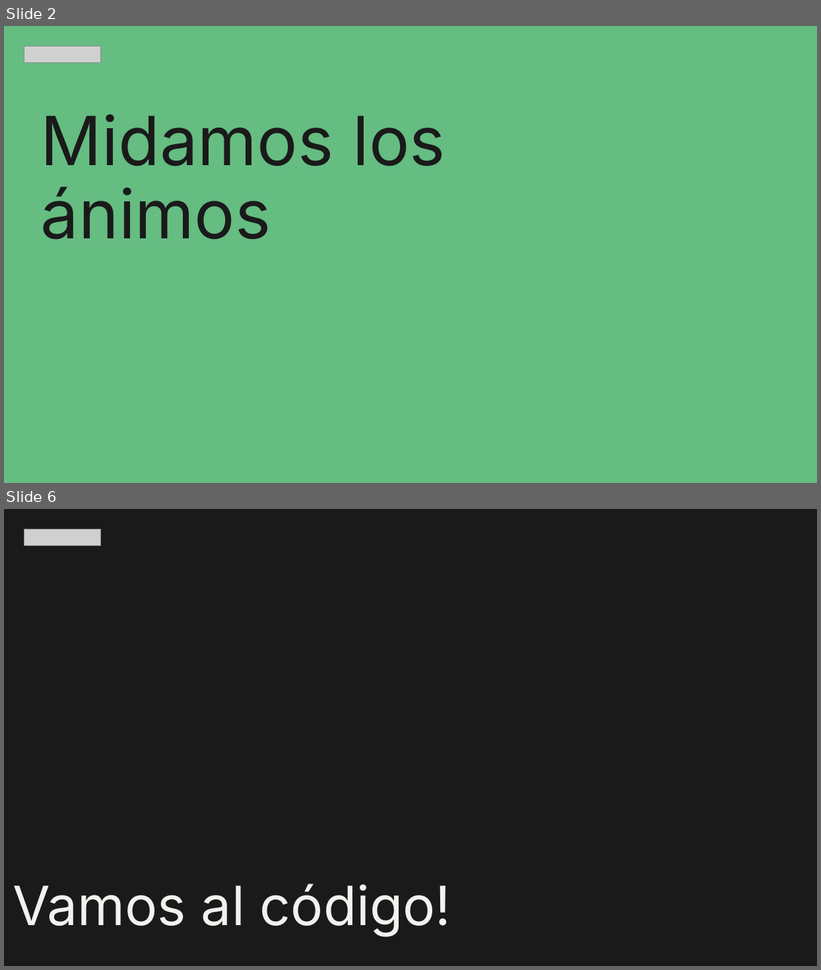
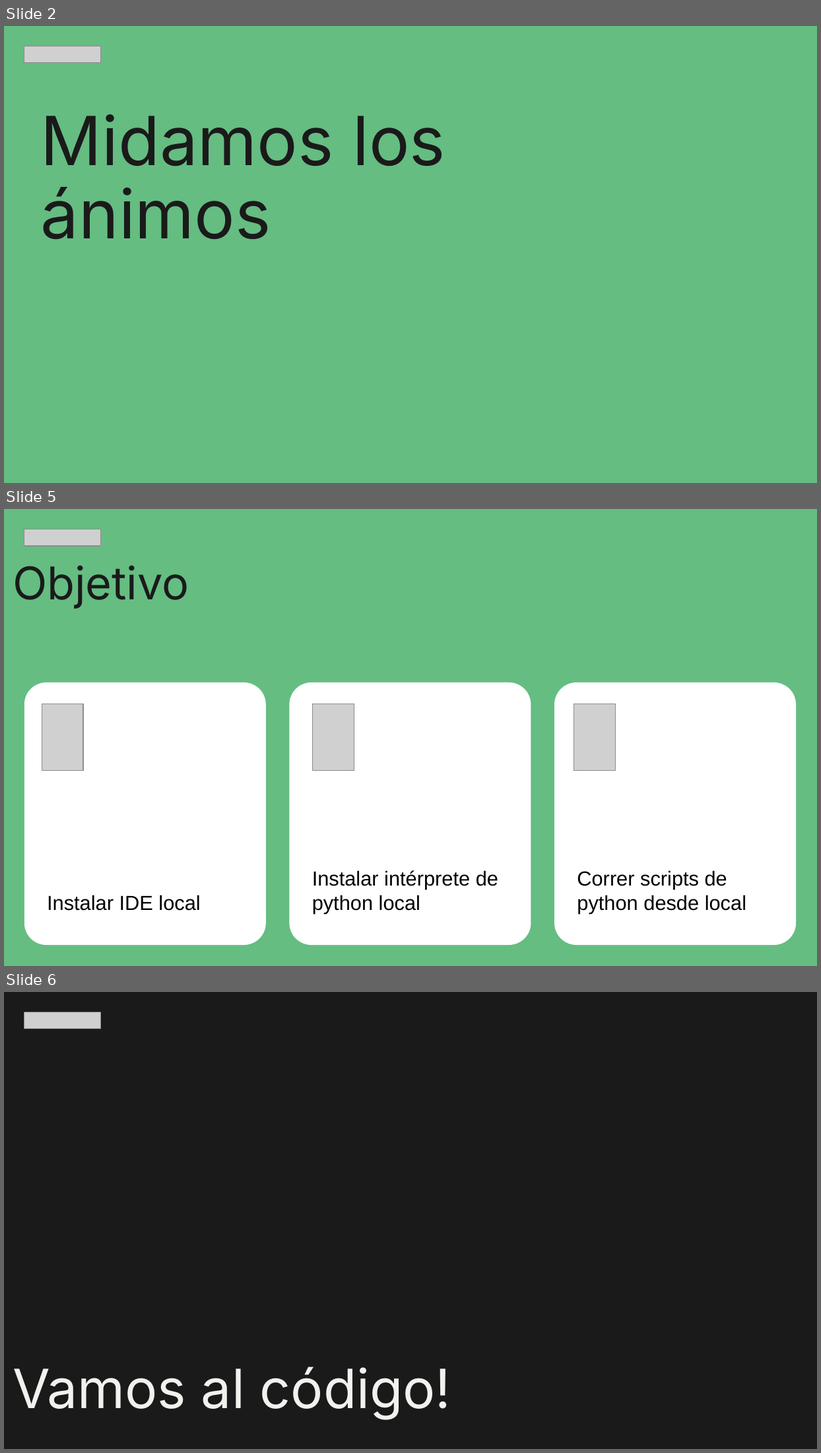
Before and after one commit to zyntonyson/bootcamp_ds_da, a slide deck: topics/instalar-python-vs-code.pptx. Shown one above the other, each under a label of ours: slides 2 and 6 before the commit, slides 2, 5 and 6 after it; the slides between them are not shown. The pictures are 821x970 and 821x1453 pixels, drawn with LibreOffice and Linux fonts; fonts in the diff are those of the drawing; grey boxes stand for pictures. Boxes give left, top, right and bottom in pixels: in the first picture for what was removed or moved away, otherwise in the second. Text is boxed around its words. In the diff, an @@ line names an element or a change of style, - is before the commit and + after.

```diff
--- a/topics/instalar-python-vs-code.pptx
+++ b/topics/instalar-python-vs-code.pptx
@@ slide 5 added at bbox=[4, 509, 817, 966], background #65BD82 @@
@@ picture added at bbox=[24, 529, 101, 545] @@
@@ title added at bbox=[13, 565, 189, 609], 40 pt, text #1A1A1A @@
+Objetivo
@@ rounded rectangle added at bbox=[24, 683, 266, 946], fill #FFFFFF, 18 pt, text #000000 @@
+Instalar IDE local
@@ rounded rectangle added at bbox=[289, 683, 531, 946], fill #FFFFFF, 18 pt, text #000000 @@
+Instalar intérprete de python local
@@ rounded rectangle added at bbox=[554, 683, 796, 946], fill #FFFFFF, 18 pt, text #000000 @@
+Correr scripts de python desde local
@@ picture added at bbox=[42, 704, 83, 771] @@
@@ picture added at bbox=[312, 704, 354, 771] @@
@@ picture added at bbox=[574, 704, 615, 771] @@
```
Also in this commit, not shown: 3 slides changed, 1 slide removed, 2 other files.
